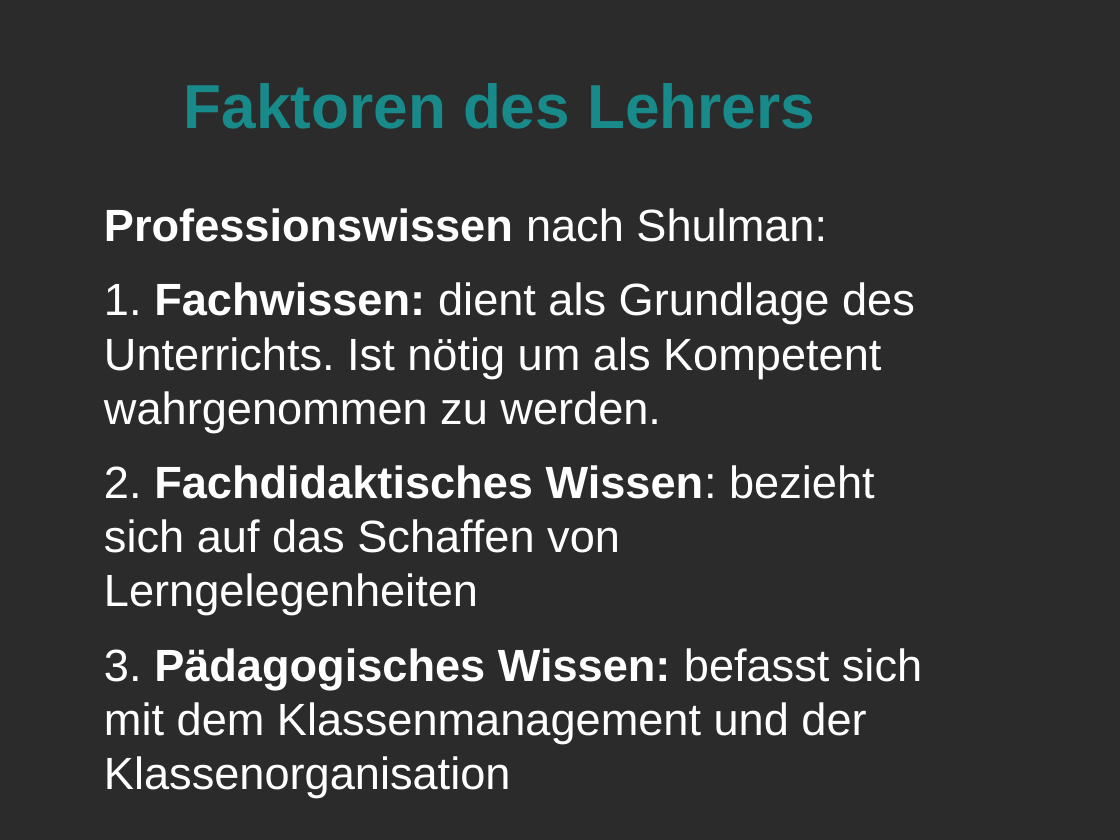
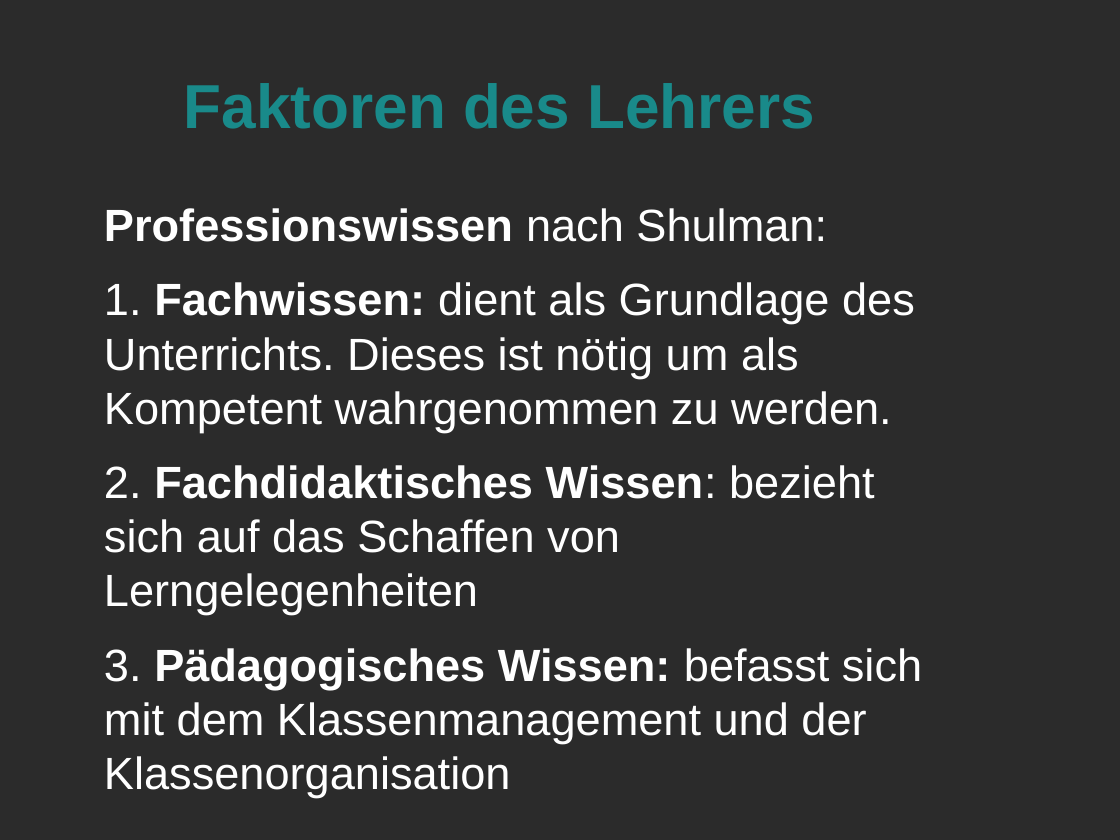
Before and after one commit to LorenzMueller/SS19, a slide deck: slide 18 of Mathe Didaktik/Präsentation.odp. Drawn at 1120x840 pixels with LibreOffice and Linux fonts; fonts in the diff are those of the drawing; background and template pictures are left out; a plain dark background stands for a picture behind light text. Boxes give left, top, right and bottom in pixels: in the first picture for what was removed or moved away, otherwise in the second. Text is boxed around its words. In the diff, an @@ line names an element or a change of style, - is before the commit and + after.

```diff
--- a/Mathe Didaktik/Präsentation.odp
+++ b/Mathe Didaktik/Präsentation.odp
@@ text at box(104, 282, 915, 432): text changed @@
-1. Fachwissen: dient als Grundlage des Unterrichts. Ist nötig um als Kompetent wahrgenommen zu werden.
+1. Fachwissen: dient als Grundlage des Unterrichts. Dieses ist nötig um als Kompetent wahrgenommen zu werden.
```
Also in this commit, not shown: 7 other slides changed, 2 slides added, 1 slide removed, 5 other files.
